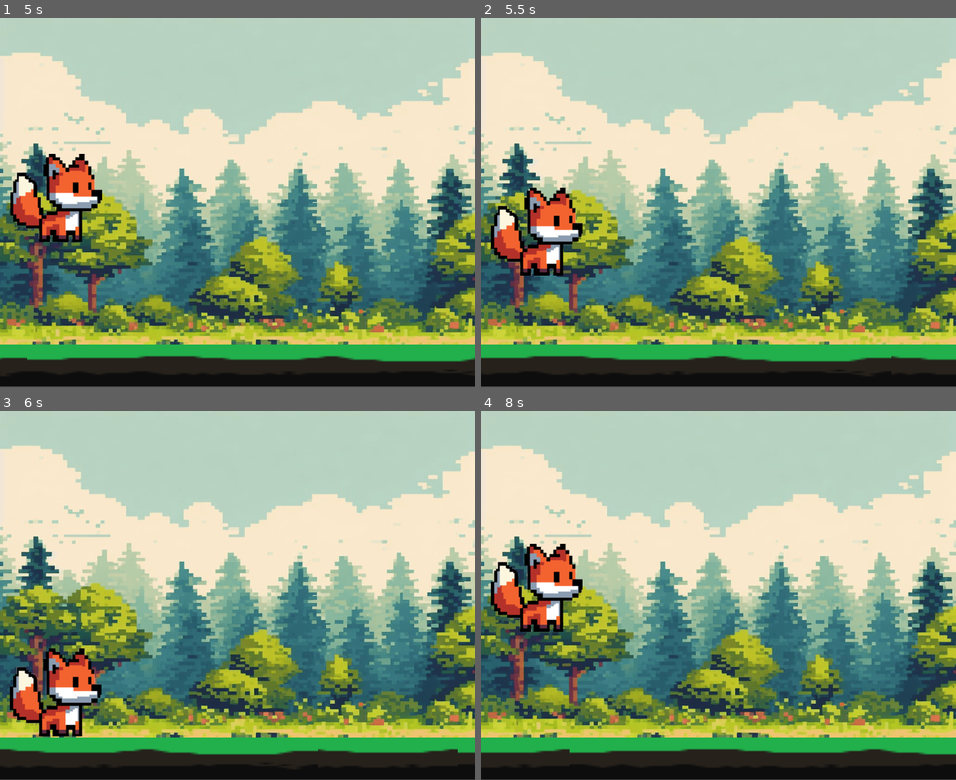
Above: before the commit, frames 1-4 (two rows, left to right).
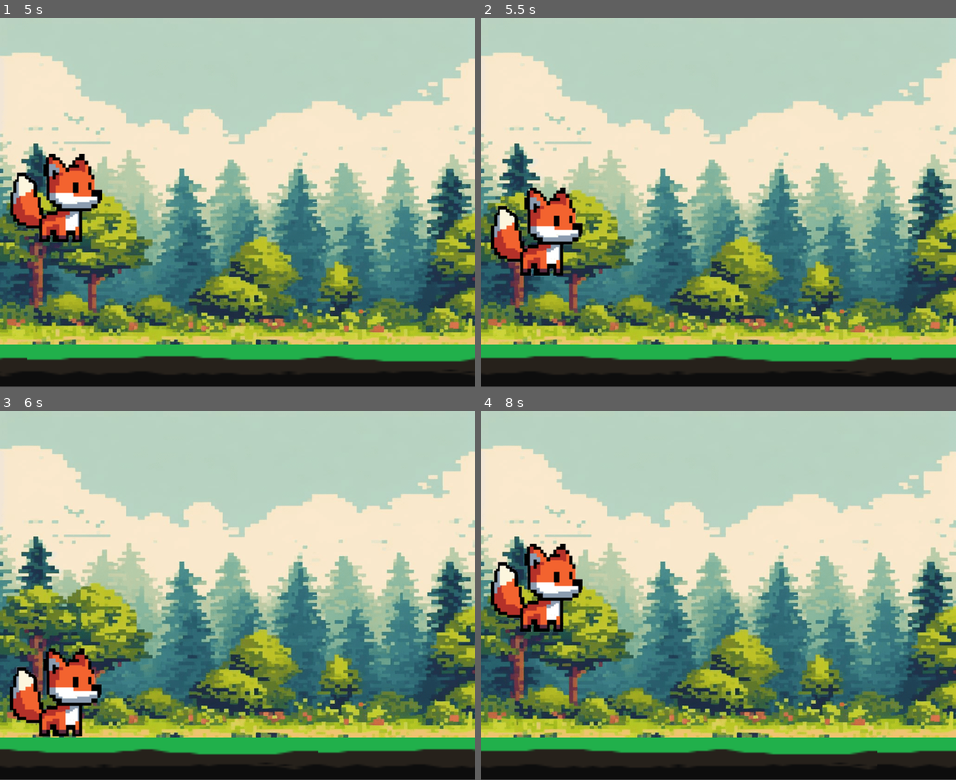
Above: after the commit, the same moments.

Repository: KitsuneFolk/FlappingFox
Game: Godot game, scene res://Player.tscn
The game is run twice, just before and just after one commit, with the same random seed, the same clock (stepped at 60 frames per second) and the same inputs.
Inputs:
- Up to frame 1 (5 s): tap Enter at 0.5, 2.75 s; hold Space (ui_up) 0.53-2.03 s; hold Space (ui_up) 2.78-4.28 s; tap Space (ui_up) at 4.52 s
- Up to frame 2 (5.5 s): hold Space (ui_up) from 5.03 s (still down)
- Up to frame 3 (6 s): release Space (ui_up) at 5.78 s
- Up to frame 4 (8 s): tap Space (ui_up) at 6.02, 6.77 s; hold Space (ui_up) from 7.28 s (still down)

Frame 1 is identical in both runs. In frame 2, less than 0.1% of the frame differs, in the area x 86-100%, y 91-97%; in frame 3, 0.2%; in frame 4, 0.8%, in the area x 0-100%, y 91-97%.

Commit message:
Fixed ground overlap

Diff:
--- a/GroundMovement.gd
+++ b/GroundMovement.gd
@@ -1,6 +1,6 @@
 extends Node2D
 
-const GROUND_SCALE = 10
+const GROUND_SCALE = 15
 const SPEED = 300
 onready var ground1: StaticBody2D = get_node("/root/StaticBody2D/Node2D/Ground1")
 onready var ground2: StaticBody2D = get_node("/root/StaticBody2D/Node2D/Ground2")
